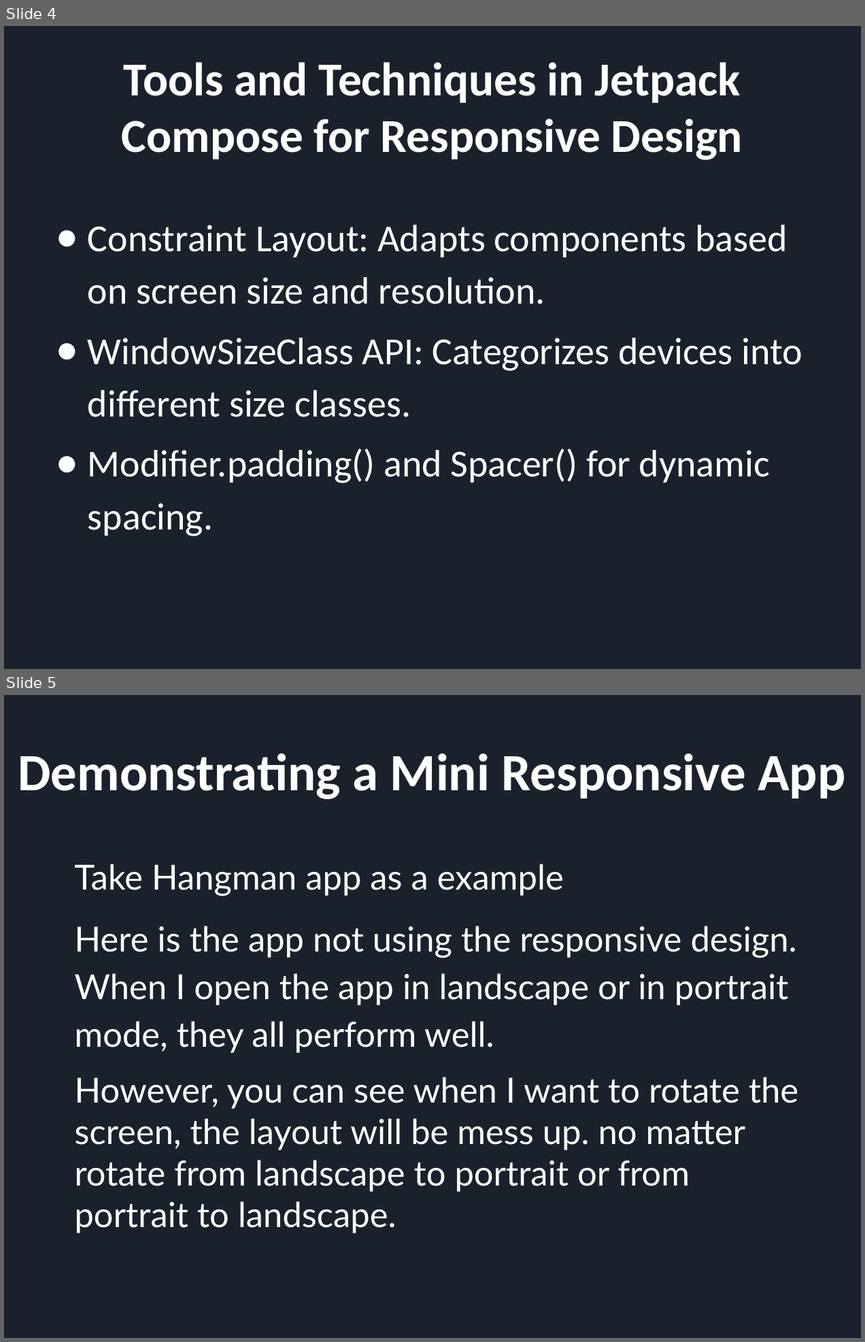
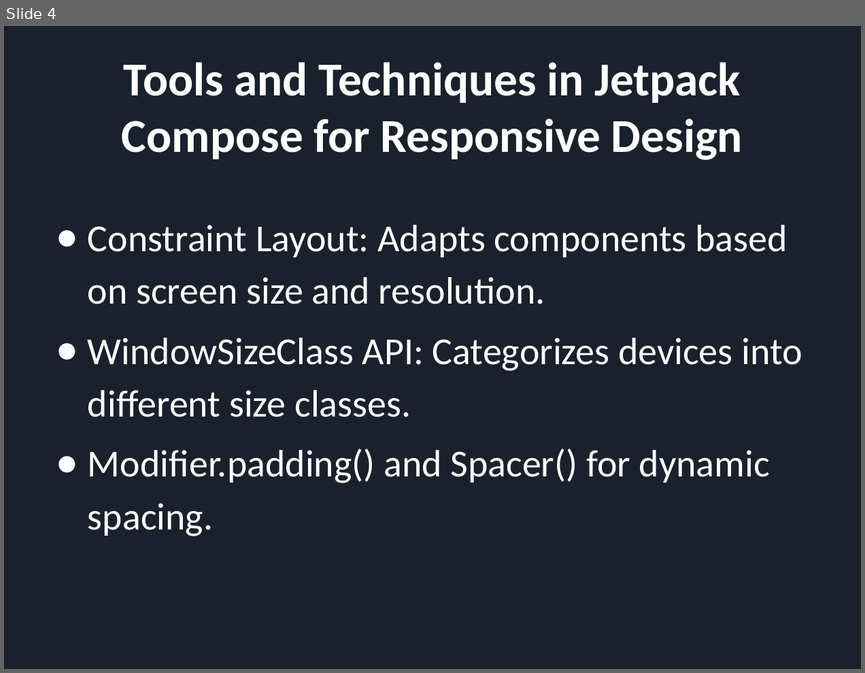
Before and after one commit to YuchenCao1/Jialong-Yuchen-Zihan-Team-Research1, a slide deck: PRE.pptx. Shown one above the other, each under a label of ours: slides 4 and 5 before the commit, slide 4 after it. The pictures are 865x1342 and 865x673 pixels, drawn with LibreOffice and Linux fonts; fonts in the diff are those of the drawing. Boxes give left, top, right and bottom in pixels: in the first picture for what was removed or moved away, otherwise in the second. Text is boxed around its words. In the diff, an @@ line names an element or a change of style, - is before the commit and + after.

```diff
--- a/PRE.pptx
+++ b/PRE.pptx
@@ slide 5 removed at box(4, 695, 861, 1338), background #1B212C @@
@@ title removed at box(18, 753, 845, 799) @@
-Demonstrating a Mini Responsive App
@@ text removed at box(75, 864, 798, 1233) @@
-Take Hangman app as a example
-Here is the app not using the responsive design. When I open the app in landscape or in portrait mode, they all perform well.
-However, you can see when I want to rotate the screen, the layout will be mess up. no matter rotate from landscape to portrait or from portrait to landscape.
```
Also in this commit, not shown: 2 other files.
